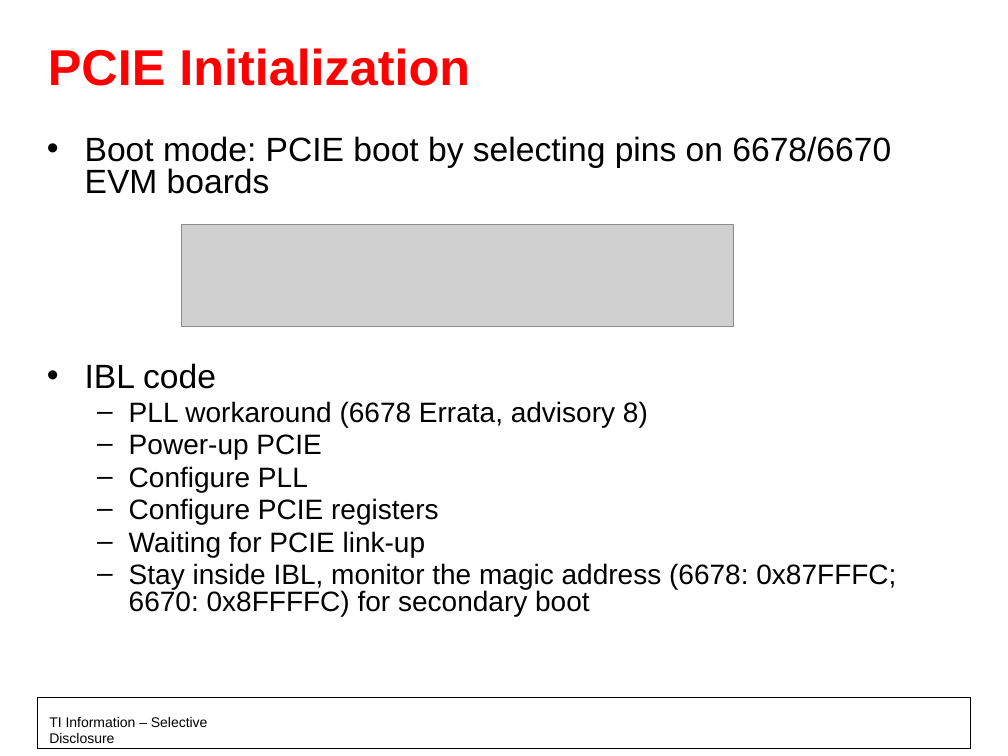
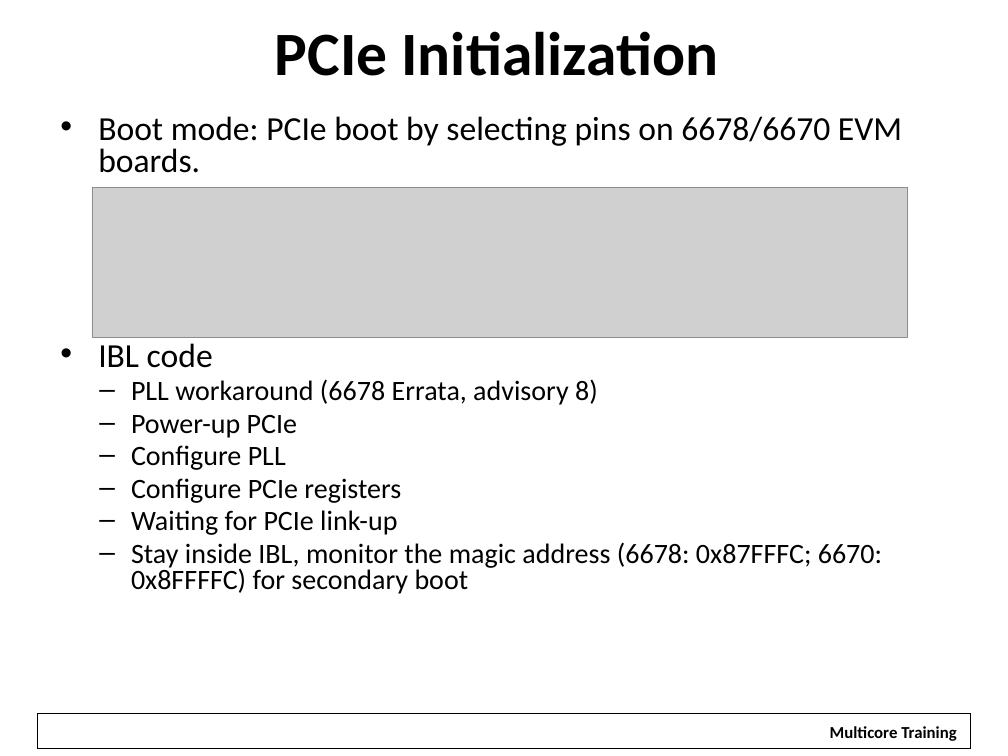
Before and after one commit to hari1989/keystone-workshop, a slide deck: slide 14 of slides/KeyStone PCI Express.pptx. Drawn at 1008x756 pixels with LibreOffice and Linux fonts; fonts in the diff are those of the drawing; grey boxes stand for pictures; background and template pictures are left out. Boxes give left, top, right and bottom in pixels: in the first picture for what was removed or moved away, otherwise in the second. Text is boxed around its words. In the diff, an @@ line names an element or a change of style, - is before the commit and + after.

Commit message:
updates for the Ottawa training

```diff
--- a/slides/KeyStone PCI Express.pptx
+++ b/slides/KeyStone PCI Express.pptx
@@ title at box(275, 31, 719, 76): text changed; size 36 to 44 pt; font Arial to Calibri; text colour #FF0000 to #000000 @@
-PCIE Initialization
+PCIe Initialization
@@ text "Boot mode: PCIe boot by ...": place and size @@
-text "Boot mode: PCIe boot by ..." at box(85, 136, 896, 616)
+text "Boot mode: PCIe boot by ..." at box(98, 116, 902, 594)
@@ text at box(98, 116, 902, 173): text changed; font Arial to Calibri @@
-• Boot mode: PCIE boot by selecting pins on 6678/6670 EVM boards
+• Boot mode: PCIe boot by selecting pins on 6678/6670 EVM boards.
@@ picture: place and size @@
-picture at box(181, 225, 734, 327)
+picture at box(93, 187, 907, 338)
@@ text at box(98, 343, 882, 594): font Arial to Calibri in "IBL code", "PLL workaround (6678 Errata, advisory 8)", "Configure PLL", "Stay inside IBL, monitor the magic address ..."; indent changed @@
@@ text at box(131, 415, 297, 438): text changed; font Arial to Calibri @@
-  – Power-up PCIE
+  – Power-up PCIe
@@ text at box(131, 478, 401, 535): text changed; font Arial to Calibri @@
-  – Configure PCIE registers
-  – Waiting for PCIE link-up
+  – Configure PCIe registers
+  – Waiting for PCIe link-up
@@ rectangle: place and size @@
-rectangle at box(37, 698, 971, 749)
+rectangle at box(37, 714, 971, 749)
@@ text removed at box(49, 717, 208, 743) @@
-TI Information – Selective Disclosure
@@ rectangle added at box(818, 717, 968, 747), fill #FFFFFF, 12 pt, text #000000, bold @@
+Multicore Training
```
Also in this commit, not shown: 21 other slides changed, 1 slide added, 6 other files.
